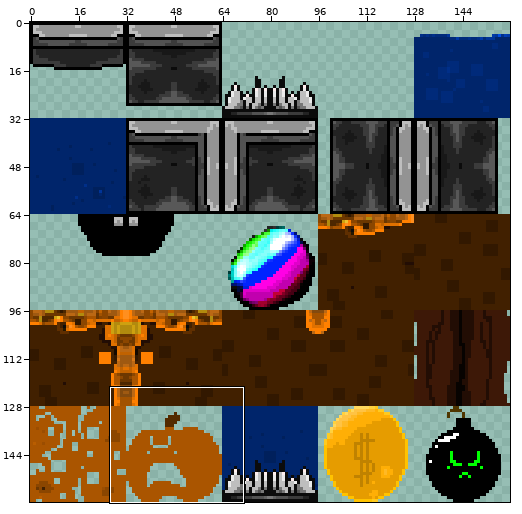
One commit to this sprite sheet: frog game/TILED/TILESET/tiles.png. Above: a wide view before the commit, with the close-up outlined.
Close-up. Before the commit:
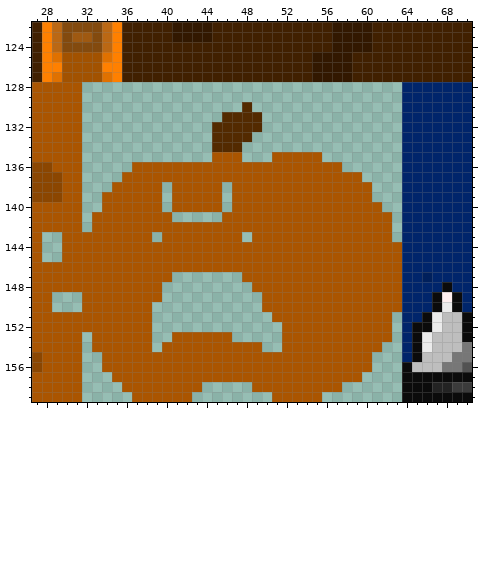
The file is 160x160 pixels. Colours within 5 levels of each other are drawn and written as one. Shown: x 27..70, y 122..159.
The result:
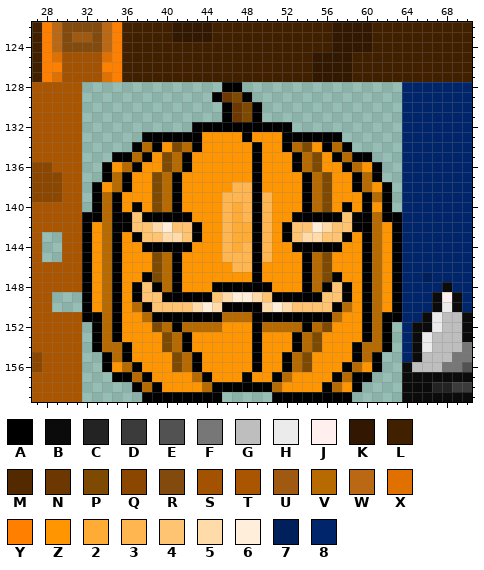
Palette (. is transparent): A #000000  B #0b0b0b  C #232323  D #3b3b3b  E #525252  F #777777  G #bebebe  H #ebebeb  J #ffefef  K #321800  L #412000  M #532a00  N #6c3700  P #7e4900  Q #8b4600  R #834a0e  S #a25200  T #aa5500  U #9f5911  V #b66a00  W #bb6814  X #e07100  Y #ff8000  Z #ff9500  2 #ffac37  3 #ffb650  4 #ffc471  5 #ffdba9  6 #ffefda  7 #00205c  8 #00256b
Edits made:
@@ x 27..70 @@
 127 LYXSSSSXYLLLLLLLLLLLLLLLLLLLKKKKLLLLLLLLLLLL
-128 TTTTT................................8888888
-129 TTTTT................................8888888
-130 TTTTT................M...............8888888
-131 TTTTT..............MMMM..............8888888
-132 TTTTT.............MMMMM..............8888888
-133 TTTTT.............MMMM...............8888888
-134 TTTTT.............MMM................8888888
-135 TTTTT.............TTT...TTTTT........8888888
-136 QQTTT.....TTTTTTTTTTTTTTTTTTTTT......8888888
-137 QQQTT....TTTTTTTTTTTTTTTTTTTTTTTT....8888888
-138 QQQTT...TTTTT.TTTTT.TTTTTTTTTTTTTT...8888888
-139 QQQTT..TTTTTT.TTTTT.TTTTTTTTTTTTTT...8888888
-140 TTTTT..TTTTTT.TTTTT.TTTTTTTTTTTTTTT..8888888
-141 TTTTT.TTTTTTTT.....TTTTTTTTTTTTTTTTT.8888888
-142 TTTTT.TTTTTTTTTTTTTTTTTTTTTTTTTTTTTT.8888888
-143 T..TTTTTTTTT.TTTTTTTT.TTTTTTTTTTTTTT.8888888
-144 T..TTTTTTTTTTTTTTTTTTTTTTTTTTTTTTTTTT8888888
-145 T..TTTTTTTTTTTTTTTTTTTTTTTTTTTTTTTTTT8888888
-146 TTTTTTTTTTTTTTTTTTTTTTTTTTTTTTTTTTTTT8888888
-147 TTTTTTTTTTTTTT.......TTTTTTTTTTTTTTTT8878888
-148 TTTTTTTTTTTTT.........TTTTTTTTTTTTTTT8888B88
-149 TT...TTTTTTTT..........TTTTTTTTTTTTTT888BJB8
-150 TT...TTTTTTT...........TTTTTTTTTTTTTT888BHB8
-151 TTTTTTTTTTTT............TTTTTTTTTTTT.88BHGGB
-152 TTTTTTTTTTTT.............TTTTTTTTTTT.8BBHGGB
-153 TTTTT.TTTTTT..TTTTTT.....TTTTTTTTTTT.8BHGGGB
-154 TTTTT.TTTTTT.TTTTTTTTTT..TTTTTTTTTT..8BHGGGF
-155 QTTTT..TTTTTTTTTTTTTTTTTTTTTTTTTTT...8BGGGFF
-156 QTTTT..TTTTTTTTTTTTTTTTTTTTTTTTTTT...BGGGFFE
-157 TTTTT...TTTTTTTTTTTTTTTTTTTTTTTTT....BBBBBBB
-158 TTTTT....TTTTTTTT.....TTTTTTTTT......BBBCCDD
-159 TTTTT.....TTTTTT........TTTTT........BBBBBBB
+128 TTTTT..............AA................8888888
+129 TTTTT.............ANPA...............8888888
+130 TTTTT..............ANPA..............8888888
+131 TTTTT..............ANPA..............8888888
+132 TTTTT...........AAAAAAAAAA...........8888888
+133 TTTTT......AAAAAAZZZZAZZZAAAAAA......8888888
+134 TTTTT.....AVAZPVAZZZZZAZZAVPZAVA.....8888888
+135 TTTTT...AAVAZPVAZZZZZZAZZZAVPZAVAA...8888888
+136 QQTTT..AZVAZZPVAZZZZZZAZZZAVPZZAVZA..8888888
+137 QQQTT..AVAZZPVAZZZZZZZAZZZZAVPZZAVA..8888888
+138 QQQTT.AZVAZZPVAZZZZZ33AZZZZAVPZZAVZA.8888888
+139 QQQTT.AVAZZZPVAZZZZ333A3ZZZAVPZZZAVA.8888888
+140 TTTTT.AVAZAZPVAZZZZ323A3ZZZAVPZAZAZA.8888888
+141 TTTTTAAVAA4AAAAAZZZ323A3ZZAAAAA4AAVAA8888888
+142 TTTTTAZVAA445644AZZ322A3ZA446544AAVZA8888888
+143 T..TTAZVAZA44554AZZ322A3ZA45544AZAVZA8888888
+144 T..TTAZVAZZAAAAAZZZ323A3ZZAAAAAZZAVZA8888888
+145 T..TTAZVAZZZPVAZZZZ333A3ZZZAVPZZZAVZA8888888
+146 TTTTTAZVAZZZPVAZZZZZ33AZZZZAVPZZZAVZA8888888
+147 TTTTTAZVAZZAPVAZZZZZZZAZZZZAVPAZZAVZA8878888
+148 TTTTTAZVAZA4AVAZZZAAAAAAZZZAVA4AZAVZA8888B88
+149 TT...AZVAZA44AAAAA456654AAAAA44AZAVZA888BJB8
+150 TT...AZVAZVA4444565AAAA5654444AVZAVZA888BHB8
+151 TTTTTAAVAZZVAAAAAAAVVVAAAAAAAAVZZAVAA88BHGGB
+152 TTTTT.AVAZZZPVAVVVVZZZAVVVVAVPZZZAVA.8BBHGGB
+153 TTTTT.AVAZZZZPVAZZZZZZAZZZAVPZZZZAVA.8BHGGGB
+154 TTTTT.AVVAZZZPVAZZZZZZAZZZAVPZZZAVVA.8BHGGGF
+155 QTTTT..AVAZZZZPVAZZZZZAZZAVPZZZZAVA..8BGGGFF
+156 QTTTT..AZVAZZZPVAZZZZZAZZAVPZZZAVZA..BGGGFFE
+157 TTTTT...AAVAZZZZVAZZZAZZAVZZZZAVAA...BBBBBBB
+158 TTTTT.....AVAZZZZVAAAAAAVZZZZAVZA....BBBCCDD
+159 TTTTT......AAAAAAAA.....AAAAAAAA.....BBBBBBB
Boxes around the changes in both close-ups, in picture pixels (x1, y1, x2, y2):
changed: (82, 82, 402, 402)
